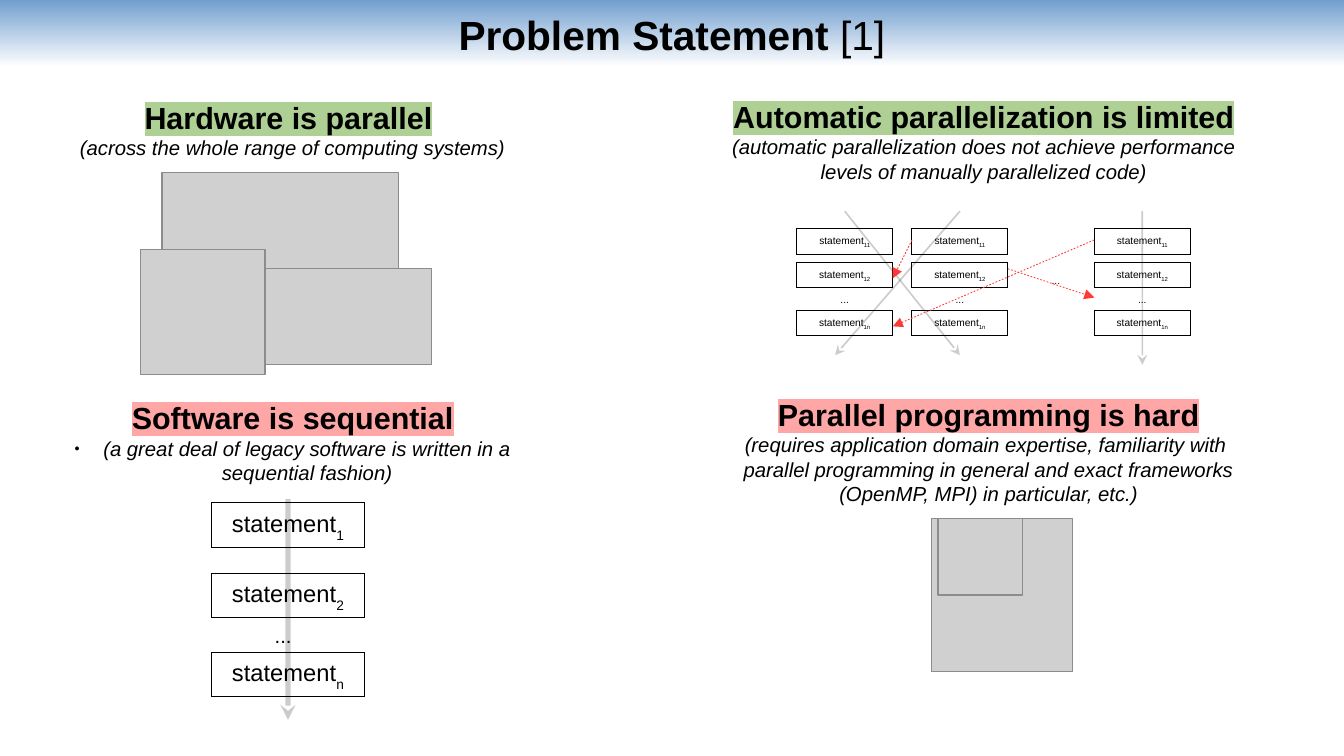
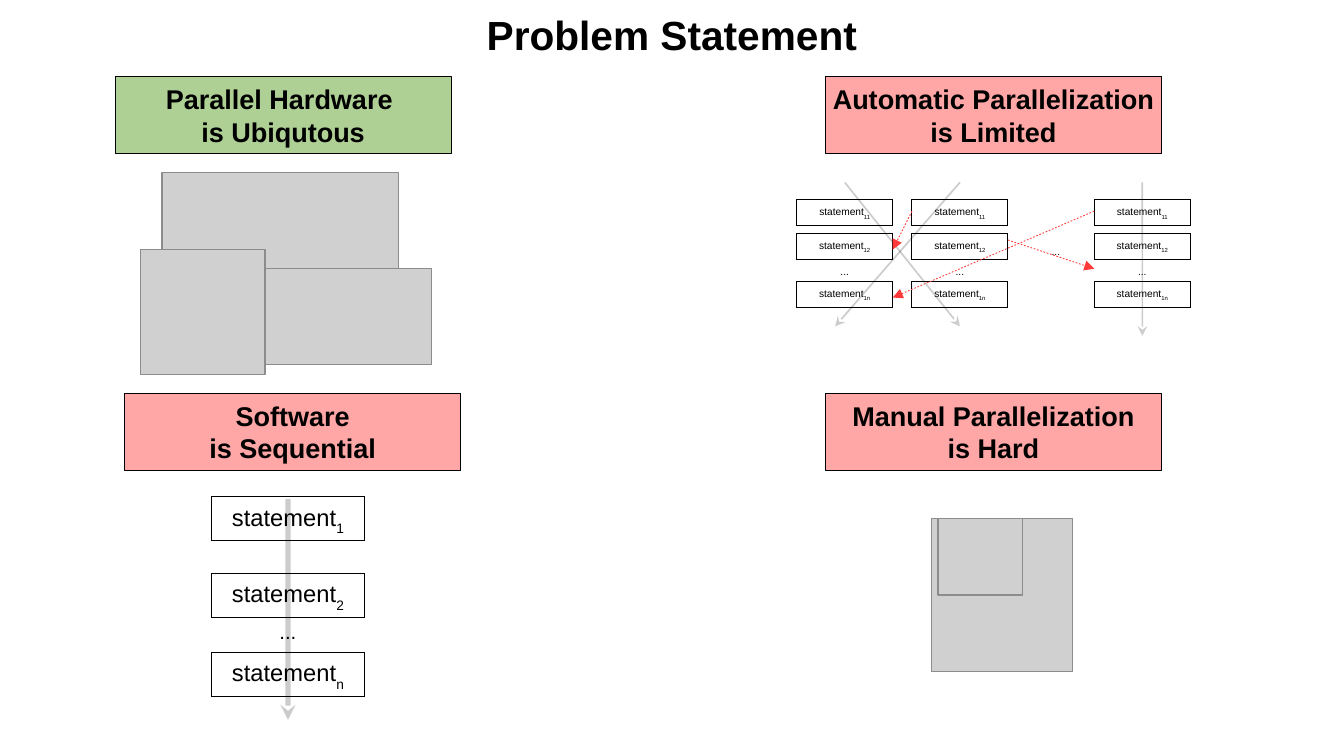
Before and after one commit to harel-coffee/PParMetrics-auto, a slide deck: slide 3 of doc/AI_SEPS_2019_talk/presentation.odp (slide 4 before the commit). Drawn at 1344x756 pixels with LibreOffice and Linux fonts; fonts in the diff are those of the drawing; grey boxes stand for pictures. Boxes give left, top, right and bottom in pixels: in the first picture for what was removed or moved away, otherwise in the second. Text is boxed around its words. In the diff, an @@ line names an element or a change of style, - is before the commit and + after.

```diff
--- a/doc/AI_SEPS_2019_talk/presentation.odp
+++ b/doc/AI_SEPS_2019_talk/presentation.odp
@@ rectangle removed at <box>0,0,1344,67</box> @@
@@ text at <box>487,20,856,51</box>: text changed @@
-Problem Statement [1]
+Problem Statement
@@ rectangle added at <box>115,77,451,154</box>, fill #AFD095, outline #000000 0.51 pt, 16 pt, text #000000, bold @@
+Parallel Hardware
+is Ubiqutous
@@ rectangle added at <box>826,77,1162,154</box>, fill #FFA6A6, outline #000000 0.51 pt, 16 pt, text #000000, bold @@
+Automatic Parallelization
+is Limited
@@ text removed at <box>80,105,505,160</box> @@
-Hardware is parallel
-(across the whole range of computing systems)
@@ text removed at <box>732,106,1235,184</box> @@
-Automatic parallelization is limited
-(automatic parallelization does not achieve performance levels of manually parallelized code)
@@ 9 rectangles, 6 arrows, 4 texts: place and size @@
-9 rectangles, 6 arrows, 4 texts at <box>798,211,1192,365</box>
+9 rectangles, 6 arrows, 4 texts at <box>798,183,1192,337</box>
@@ text removed at <box>103,407,510,485</box> @@
-Software is sequential
-● (a great deal of legacy software is written in a sequential fashion)
@@ rectangle added at <box>124,394,461,471</box>, fill #FFA6A6, outline #000000 0.51 pt, 16 pt, text #000000, bold @@
+Software
+is Sequential
@@ text removed at <box>744,404,1233,506</box> @@
-Parallel programming is hard
-(requires application domain expertise, familiarity with parallel programming in general and exact frameworks (OpenMP, MPI) in particular, etc.)
@@ rectangle added at <box>826,394,1162,471</box>, fill #FFA6A6, outline #000000 0.51 pt, 16 pt, text #000000, bold @@
+Manual Parallelization
+is Hard
@@ rectangle "statement1": place and size @@
-rectangle "statement1" at <box>211,502,365,546</box>
+rectangle "statement1" at <box>211,496,365,540</box>
@@ text "..." rewrapped from <box>211,618,355,654</box> to <box>211,615,365,650</box> @@
```
Also in this commit, not shown: 14 other slides changed, 36 slides added, 3 slides removed, 5 other files.
